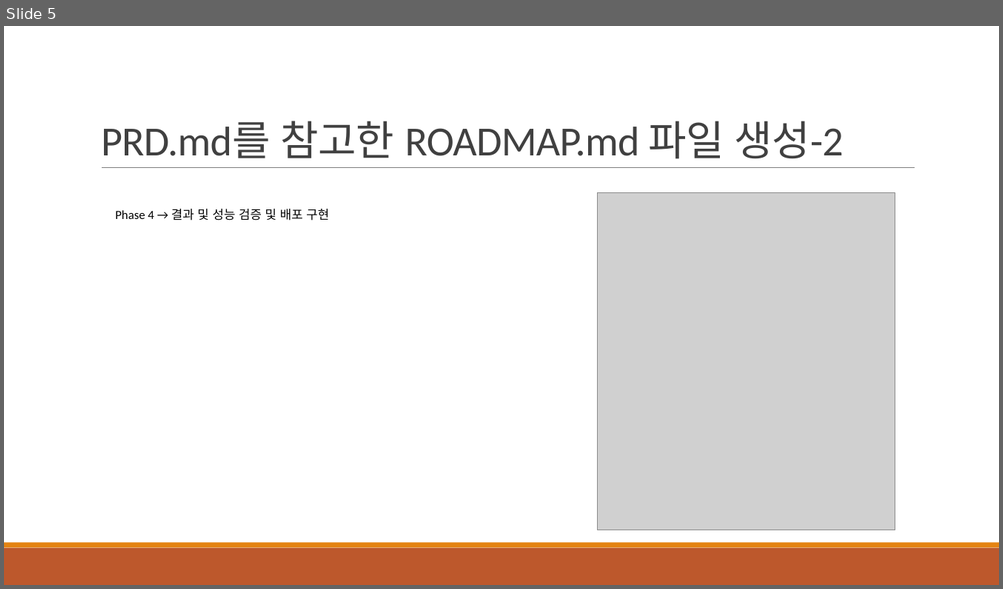
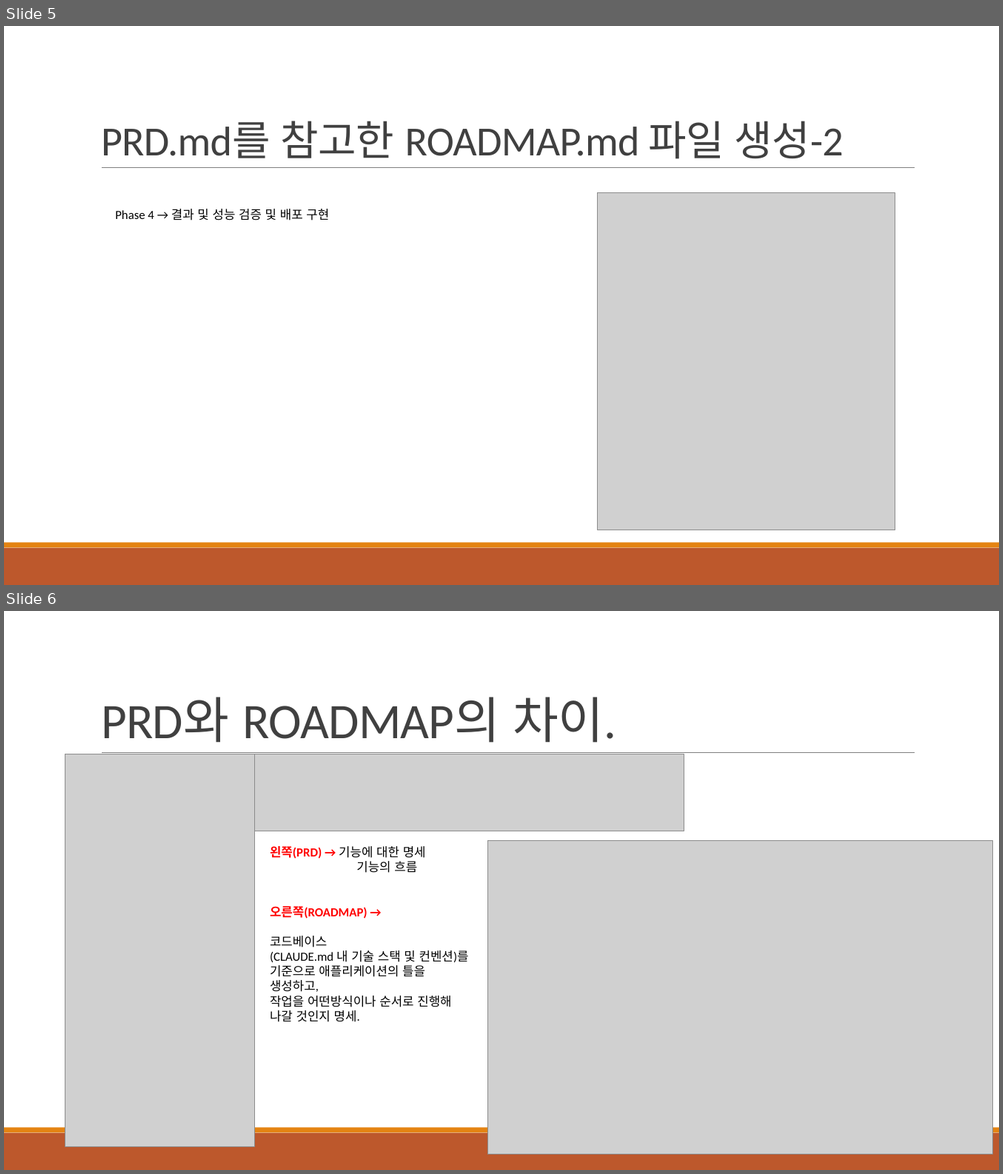
Before and after one commit to khb3025/study-claude-code, a slide deck: PPT정리/31. 서브에이전트 활용 - RoadMap.pptx. Shown one above the other, each under a label of ours: slide 5 before the commit, slides 5 and 6 after it. The pictures are 1003x589 and 1003x1174 pixels, drawn with LibreOffice and Linux fonts; fonts in the diff are those of the drawing; grey boxes stand for pictures. Boxes give left, top, right and bottom in pixels: in the first picture for what was removed or moved away, otherwise in the second. Text is boxed around its words. In the diff, an @@ line names an element or a change of style, - is before the commit and + after.

```diff
--- a/PPT정리/31. 서브에이전트 활용 - RoadMap.pptx
+++ b/PPT정리/31. 서브에이전트 활용 - RoadMap.pptx
@@ slide 6 added at <box>4,611,999,1170</box>, background #FFFFFF; not listed: 3 template elements that a slide beside it also shows @@
@@ title added at <box>101,697,617,743</box>, 48 pt, text #404040 @@
+PRD와 ROADMAP의 차이.
@@ picture added at <box>65,755,255,1147</box> @@
@@ picture added at <box>255,755,684,831</box> @@
@@ text added at <box>270,846,469,1022</box>, 12 pt, text #000000 @@
+왼쪽(PRD) → 기능에 대한 명세
+기능의 흐름
+오른쪽(ROADMAP) →
+코드베이스
+(CLAUDE.md 내 기술 스택 및 컨벤션)를 기준으로 애플리케이션의 틀을 생성하고,
+작업을 어떤방식이나 순서로 진행해 나갈 것인지 명세.
@@ picture added at <box>487,841,992,1155</box> @@
```
Also in this commit, not shown: 7 other files.
